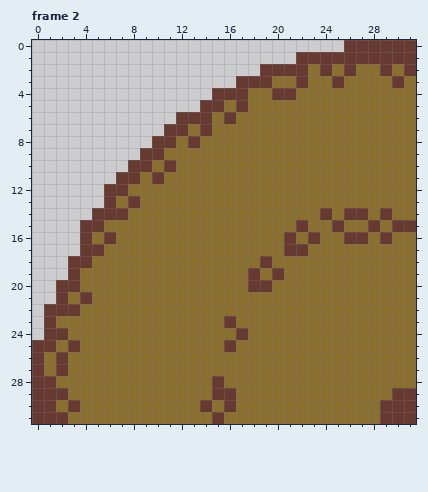
Edited in one commit: pixel-art file (Assets/Textures/DirtRoad.aseprite). The picture above is the old version.
32x32 pixels, 2 frames. Shown: frame 2.
Once edited:
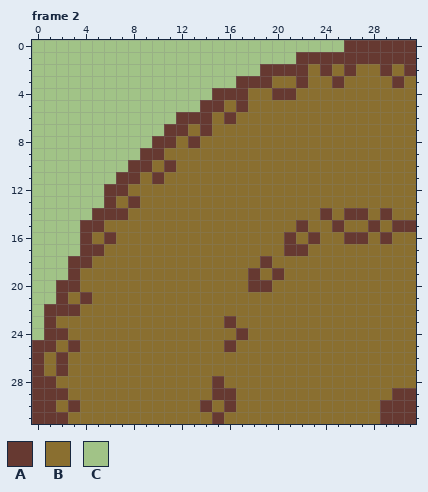
Palette (. is transparent): A #663931  B #8a6f30  C #a1c387
Edits made:
Frame 2:
There is now colour C in row 0 at x 0 to 25; in row 1 at x 0 to 21; in row 2 at x 0 to 18; in row 3 at x 0 to 16; in row 4 at x 0 to 14; in row 5 at x 0 to 13.
There is now colour C in row 6 at x 0 to 11; in row 7 at x 0 to 10; in row 8 at x 0 to 9; in row 9 at x 0 to 8; in row 10 at x 0 to 7; in row 11 at x 0 to 6.
There is now colour C in rows 12 to 13 at x 0 to 5; in row 14 at x 0 to 4; in rows 15 to 17 at x 0 to 3; in rows 18 to 19 at x 0 to 2; in rows 20 to 21 at x 0 to 1; in rows 22 to 24 at x 0.
Boxes around the changes in both pictures, in picture pixels (x1, y1, x2, y2):
added: (32, 40, 344, 340)
